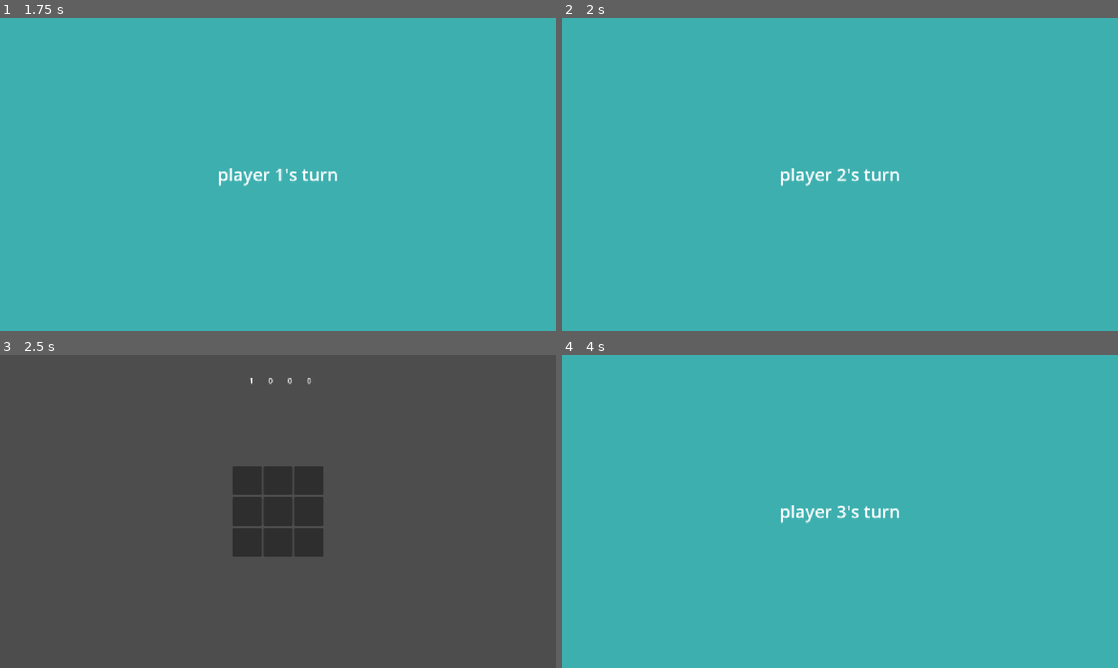
Above: before the commit, frames 1-4 (two rows, left to right).
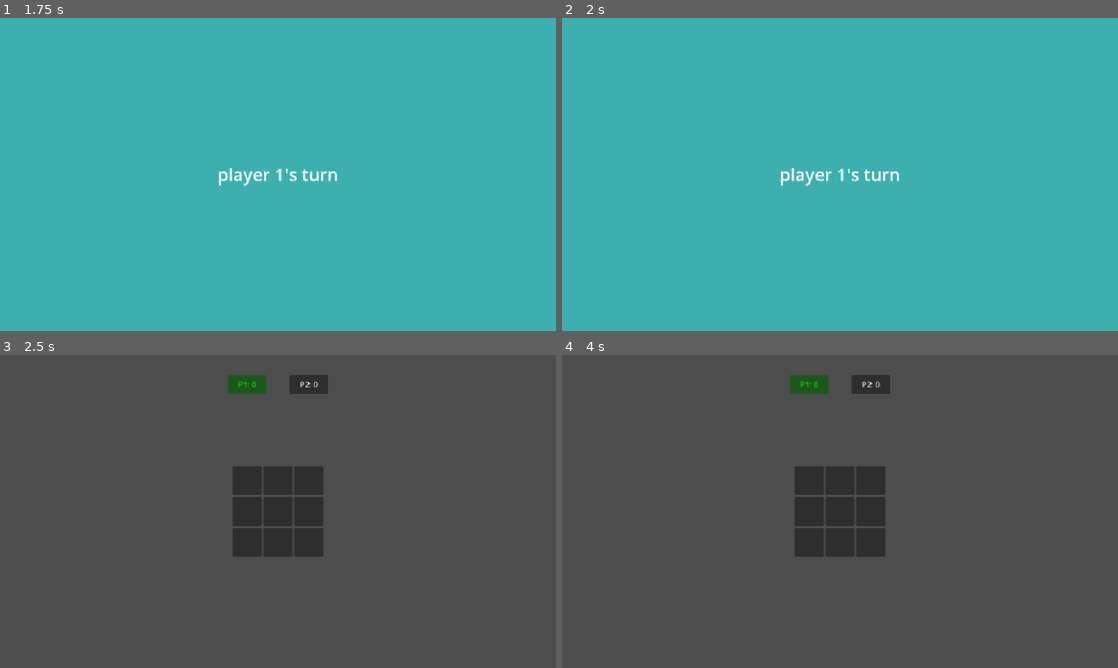
Above: after the commit, the same moments.

Repository: MaxMph/Campfire-dancepad-game
Game: Godot game, scene res://ui/main_menu.tscn
Two runs of this game, one before a commit and one after it. Both use one fixed random seed, a clock stepped at 60 frames per second and the inputs below.
Inputs:
- Up to frame 1 (1.75 s): tap Enter at 0.5 s; tap Space (ui_select) at 0.6, 0.77, 1.07, 1.25, 1.35, 1.52 s
- Up to frame 2 (2 s): tap Space (ui_select) at 1.82 s
- Up to frame 3 (2.5 s): tap Enter at 2 s; tap Space (ui_select) at 2.1 s
- Up to frame 4 (4 s): tap Space (ui_select) at 2.75, 2.85, 3.02, 3.32, 3.6, 3.77 s

Frame 1 is identical in both runs. In frame 2, less than 0.1% of the frame differs, in the area x 49-52%, y 48-53%; in frame 3, 0.8%; in frame 4, 100%, in the area x 0-100%, y 0-100%.

Commit message:
points system and input fix

Diff:
--- a/campfire-dancepad-game/points.gd
+++ b/campfire-dancepad-game/points.gd
@@ -1,17 +1,14 @@
 extends Control
 
 var points = 0
+var player_num
 
 func _ready() -> void:
-	pass
+	%"points label".text = "P" + str(player_num) + ": " + str(points)
 
-
-# Called every frame. 'delta' is the elapsed time since the previous frame.
-func _process(delta: float) -> void:
-	pass
 
 func add_points(a: int):
 	points += 1
-	$"points 1".text = str(points)
+	%"points label".text = "P" + str(player_num) + ": " + str(points)
 	if points >= 6:
 		get_tree().change_scene_to_file("res://ui/main_menu.tscn")
--- a/campfire-dancepad-game/points.tscn
+++ b/campfire-dancepad-game/points.tscn
@@ -2,16 +2,22 @@
 
 [ext_resource type="Script" uid="uid://xrjwjflec7ws" path="res://points.gd" id="1_n31ie"]
 
-[node name="Points" type="Control" unique_id=1914951695]
-layout_mode = 3
-anchors_preset = 15
-anchor_right = 1.0
-anchor_bottom = 1.0
-grow_horizontal = 2
-grow_vertical = 2
+[node name="Points" type="AspectRatioContainer" unique_id=2009431677]
+offset_right = 96.0
+offset_bottom = 23.0
 script = ExtResource("1_n31ie")
 
-[node name="points 1" type="Label" parent="." unique_id=27291450]
-layout_mode = 0
+[node name="MarginContainer" type="MarginContainer" parent="." unique_id=80037292]
+layout_mode = 2
+theme_override_constants/margin_left = 4
+theme_override_constants/margin_right = 4
+
+[node name="PanelContainer" type="PanelContainer" parent="MarginContainer" unique_id=87763179]
+custom_minimum_size = Vector2(80, 0)
+layout_mode = 2
+
+[node name="points label" type="Label" parent="MarginContainer/PanelContainer" unique_id=27291450]
+unique_name_in_owner = true
+layout_mode = 2
 text = "0"
 horizontal_alignment = 1
--- a/campfire-dancepad-game/scripts/grid.gd
+++ b/campfire-dancepad-game/scripts/grid.gd
@@ -9,7 +9,7 @@
 @export var poses: Array[grid_res] = []
 @export var pose: grid_res
 
-@export var players: int = 4
+@export var players: int = 2
 @export var turn: int = 0
 
 @export var points_ui: PackedScene
@@ -21,7 +21,10 @@
 	turn_intro()
 	for i in players:
 		var new_points = points_ui.instantiate()
+		new_points.player_num = i + 1
 		$"../CanvasLayer/Control/score".add_child(new_points)
+
+	color_scoreboard()
 
 func _process(delta: float) -> void:
 	if awaiting_input:
@@ -42,10 +45,20 @@
 		reset()
 	turn += 1
 	$"../CanvasLayer/Control/ColorRect/Label".text = "player " + str(turn) + "'s turn"
+	color_scoreboard()
 	$"../CanvasLayer/Control/ColorRect".show()
 	await get_tree().create_timer(1.5).timeout
 	$"../CanvasLayer/Control/ColorRect".hide()
 	awaiting_input = true
+
+func color_scoreboard():
+	for i in $"../CanvasLayer/Control/score".get_children():
+		i.modulate = Color.WHITE
+	#$"../CanvasLayer/Control/score".get_child(turn - 1).modulate = Color(0.0, 3.705, 0.0)
+	for i in $"../CanvasLayer/Control/score".get_children():
+		if i.player_num == turn:
+
+			i.modulate = Color(0.0, 3.705, 0.0)
 
 func rand_pose():
 
@@ -75,8 +88,8 @@
 	if Input.is_action_just_pressed("top_right"):
 		hit(Vector2i(3,3))
 
-	if Input.is_action_just_pressed("ui_select"):
-		hit(Vector2i(1, 3))
+	#if Input.is_action_just_pressed("ui_select"):
+		#hit(Vector2i(1, 3))
 
 
 func hit(square):
@@ -113,7 +126,6 @@
 			else:
 				get_ui_square(hit).modulate = Color(18.892, 0.0, 0.0)
 				$"../Node/miss".play()
-
 		print(get_ui_square(hit).modulate)
 
 	await get_tree().create_timer(1).timeout
